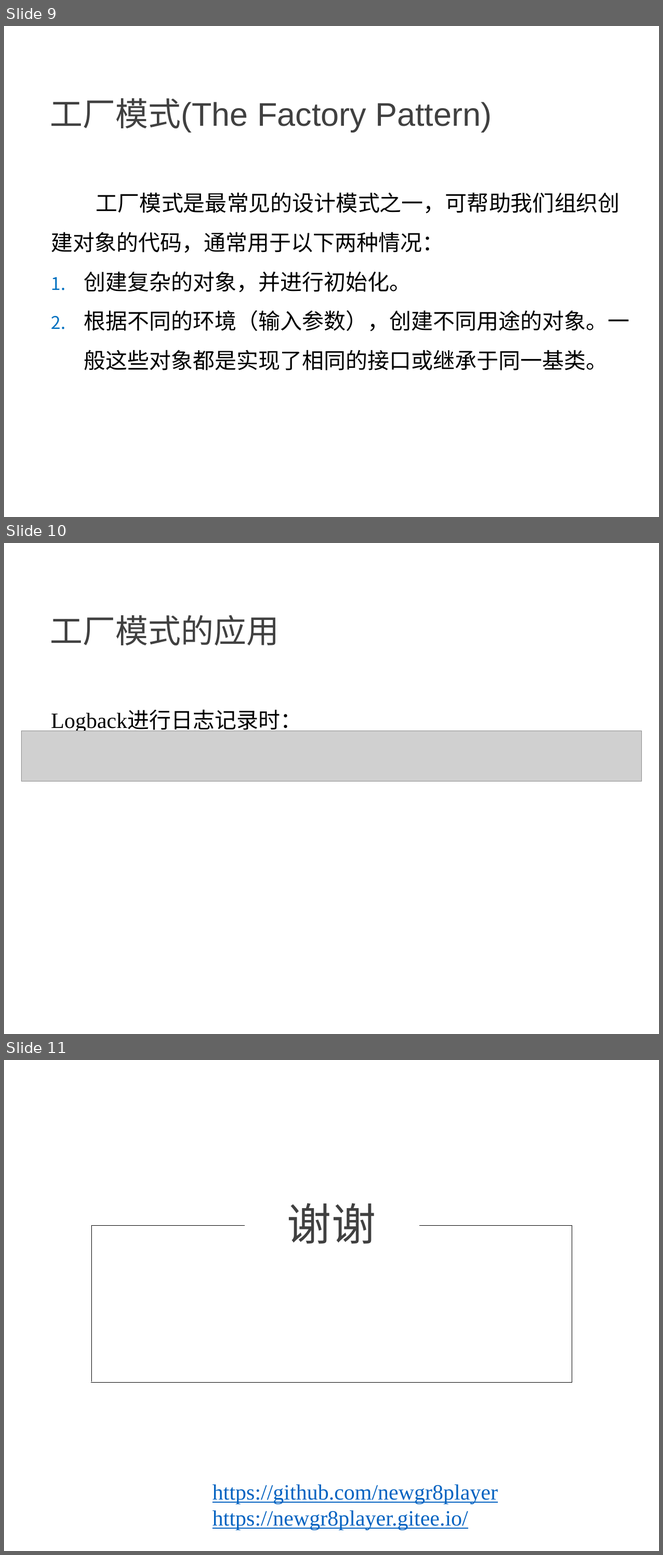
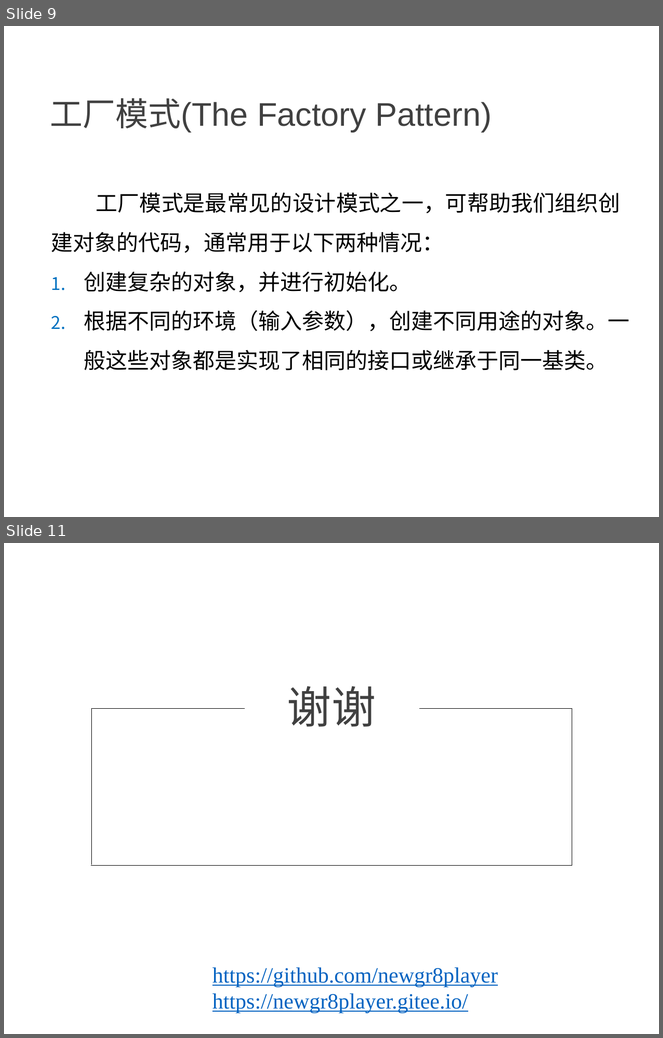
Before and after one commit to NewGr8Player/My-PPT, a slide deck: Design pattern/23种设计模式详解.pptx. Shown one above the other, each under a label of ours: slides 9, 10 and 11 before the commit, slides 9 and 11 after it; the slides between them are not shown. The pictures are 663x1555 and 663x1038 pixels, drawn with LibreOffice and Linux fonts; fonts in the diff are those of the drawing; grey boxes stand for pictures. Boxes give left, top, right and bottom in pixels: in the first picture for what was removed or moved away, otherwise in the second. Text is boxed around its words. In the diff, an @@ line names an element or a change of style, - is before the commit and + after.

```diff
--- a/Design pattern/23种设计模式详解.pptx
+++ b/Design pattern/23种设计模式详解.pptx
@@ slide 10 removed at box(4, 543, 659, 1034), background #FFFFFF @@
@@ text removed at box(50, 615, 279, 645) @@
-工厂模式的应用
@@ text removed at box(51, 711, 302, 733) @@
-Logback进行日志记录时：
@@ picture removed at box(21, 731, 642, 782) @@
```
Also in this commit, not shown: 1 slide added, 1 other file.
